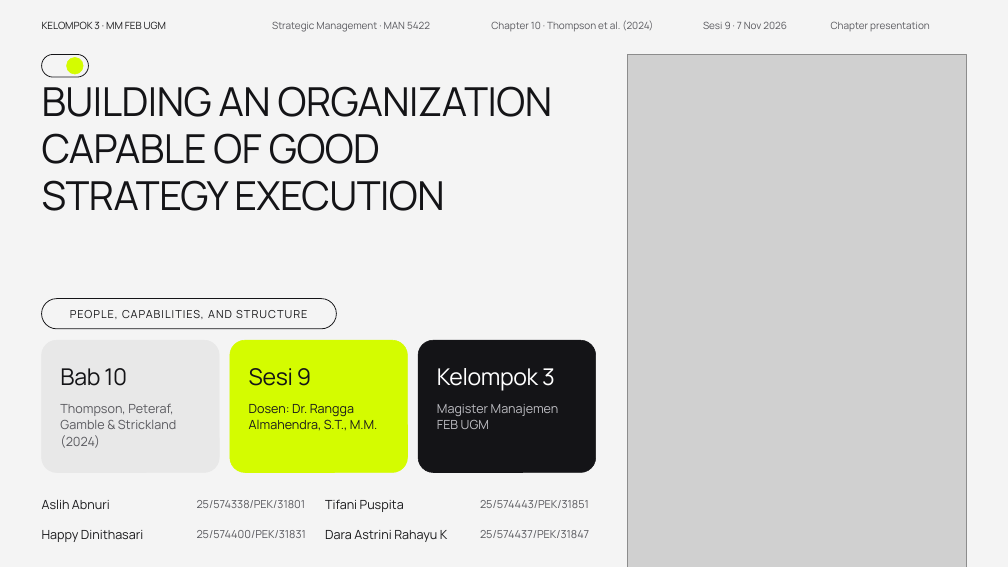
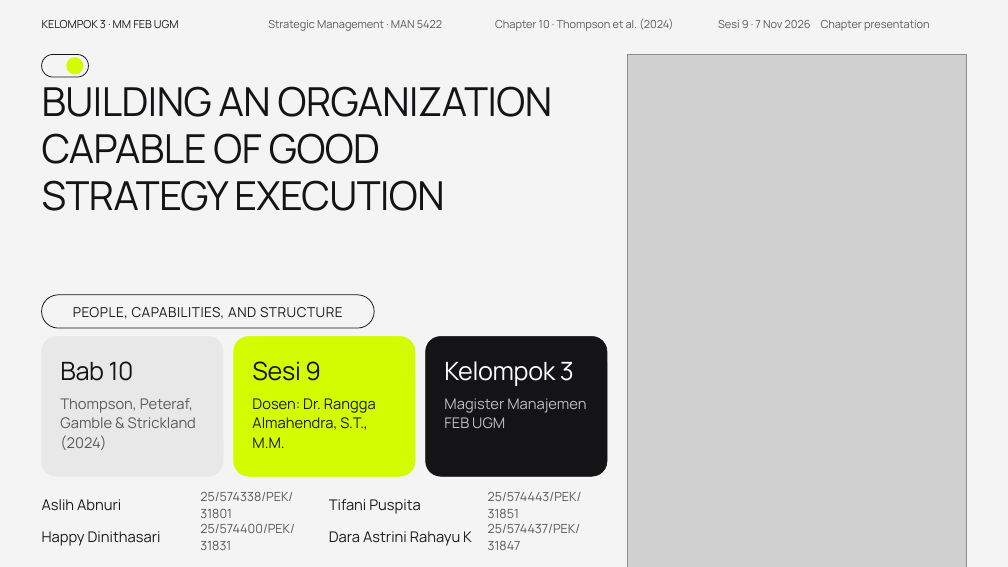
Before and after one commit to aslihabnuri/Dom-Manipulation, a slide deck: slide 1 of presentasi_ch10_kelompok3/SMJKT_Group 3_Aslih_Chapter 10 Strategy Execution.pptx. Drawn at 1008x567 pixels with LibreOffice and Linux fonts; fonts in the diff are those of the drawing; grey boxes stand for pictures; background and template pictures are left out. Boxes give left, top, right and bottom in pixels: in the first picture for what was removed or moved away, otherwise in the second. Text is boxed around its words. In the diff, an @@ line names an element or a change of style, - is before the commit and + after.

```diff
--- a/presentasi_ch10_kelompok3/SMJKT_Group 3_Aslih_Chapter 10 Strategy Execution.pptx
+++ b/presentasi_ch10_kelompok3/SMJKT_Group 3_Aslih_Chapter 10 Strategy Execution.pptx
@@ size 9.5 to 10.5 pt in 5 elements at [821, 20, 930, 31], [268, 20, 442, 31], [42, 20, 179, 28], [495, 18, 673, 31], [718, 20, 811, 28] @@
@@ text "Sesi 9 · 7 Nov ...": place and size @@
-text "Sesi 9 · 7 Nov ..." at [703, 21, 787, 29]
+text "Sesi 9 · 7 Nov ..." at [718, 20, 811, 28]
@@ proportions changed in 4 elements at [42, 337, 223, 476], [234, 337, 415, 476], [426, 337, 607, 476], [42, 295, 374, 328] @@
@@ rounded rectangle: place and size @@
-rounded rectangle at [42, 299, 337, 329]
+rounded rectangle at [42, 295, 374, 328]
@@ text "PEOPLE, CAPABILITIES, AND STRUCTURE" at [73, 307, 343, 319]: size 10.5 to 13 pt, letter spacing 1 to 0.5 pt @@
@@ rounded rectangle: place and size @@
-rounded rectangle at [42, 340, 219, 473]
+rounded rectangle at [42, 337, 223, 476]
@@ rounded rectangle: place and size @@
-rounded rectangle at [230, 340, 408, 473]
+rounded rectangle at [234, 337, 415, 476]
@@ rounded rectangle: place and size @@
-rounded rectangle at [418, 340, 596, 473]
+rounded rectangle at [426, 337, 607, 476]
@@ size 22 to 24 pt in 3 elements at [60, 361, 134, 381], [252, 361, 321, 381], [444, 361, 574, 386] @@
@@ text "Kelompok 3": place and size @@
-text "Kelompok 3" at [437, 368, 555, 391]
+text "Kelompok 3" at [444, 361, 574, 386]
@@ size 12 to 14 pt; line spacing 1.1 to 1.08 in 3 elements at [60, 398, 196, 450], [252, 398, 376, 448], [444, 398, 586, 428] @@
@@ text "Magister Manajemen FEB UGM": place and size @@
-text "Magister Manajemen FEB UGM" at [437, 404, 559, 429]
+text "Magister Manajemen FEB UGM" at [444, 398, 586, 428]
@@ text "25/574443/PEK/31851": place and size @@
-text "25/574443/PEK/31851" at [480, 500, 589, 508]
+text "25/574443/PEK/31851" at [488, 492, 582, 518]
@@ size 12 to 14 pt in 4 elements at [42, 499, 121, 510], [42, 531, 161, 546], [329, 499, 421, 514], [329, 531, 472, 546] @@
@@ size 10.5 to 12 pt in 4 elements at [200, 492, 293, 518], [200, 524, 295, 550], [488, 492, 582, 518], [488, 524, 581, 550] @@
@@ text "25/574437/PEK/31847": place and size @@
-text "25/574437/PEK/31847" at [480, 530, 589, 538]
+text "25/574437/PEK/31847" at [488, 524, 581, 550]
```
Also in this commit, not shown: 17 other slides changed, 2 slides removed, 3 other files.
